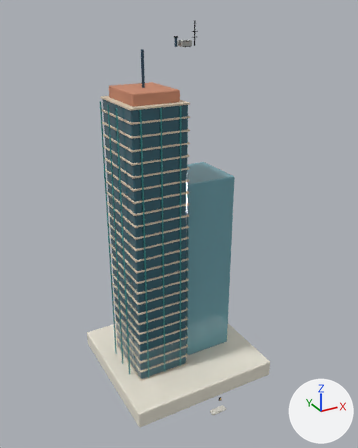
Two versions of the glTF model assets/models/realistic/RES_TOWER_4x4_003.glb, one commit apart.
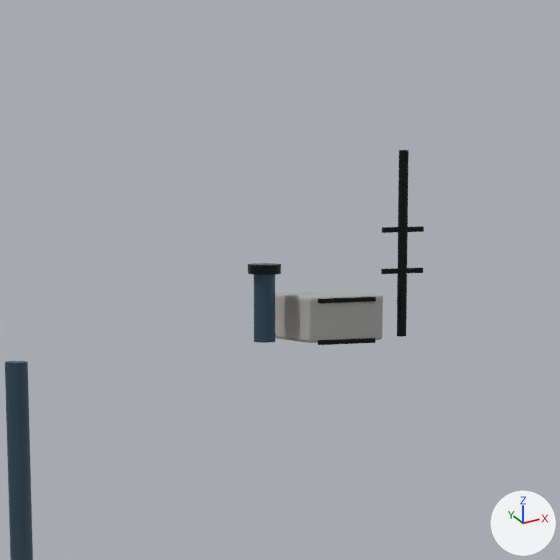
There are two pictures of each version: one whole from a 50 mm camera at (-9.06, -16.9, 15.45) aimed at (-0.05, -0.51, 7.25), one close up on the part from 39% to 60% of the width and 0% to 17% of the height. Every picture has the same lights, and +X, +Y and +Z are marked at lower right. The last two pictures show the newer version. Objects named as collision shapes, trigger or cutter boxes, shadow casters or lower levels of detail are left out. Where no turn or scale is listed for an object, it has been applied to the vertices. Vertices at exactly the same position are counted once.

In view in the first close-up: 'RES_TOWER_4x4_003_Visual'.
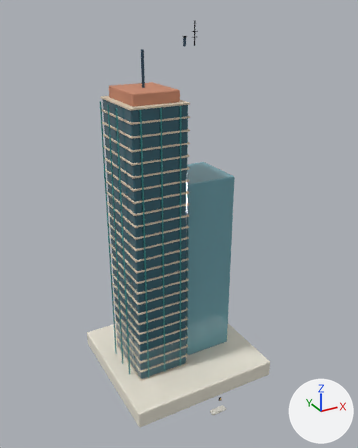
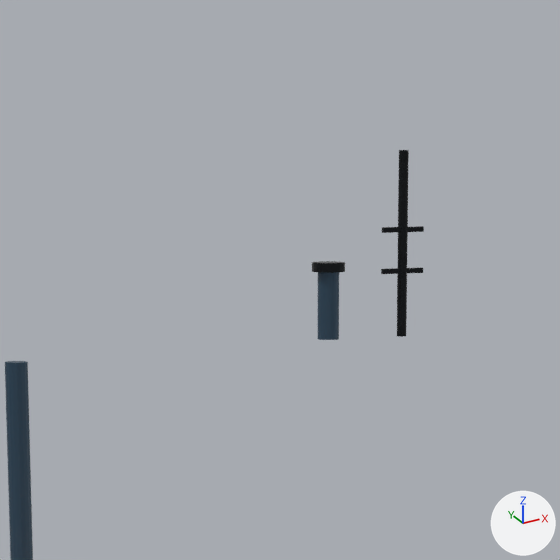
What changed in the scene script:
```text
Change me_cube:
    used by ob_res_tower_4x4_003_visual; location = (0.0, 0.0, 0.375)
    remove me_cube.from_pydata(...)  # 2976 vertices, 5736 faces; spans x -3.28..3.28, y -3.94..3.08, z -0.38..14.57
    add me_cube.from_pydata(...)  # 2808 vertices, 5412 faces; spans x -3.28..3.28, y -3.94..3.08, z -0.38..14.57
    me_cube part 1: the loose piece of 56 vertices spanning x 0.62..0.95, y 0.36..0.37, z 13.86..13.88 is deleted
    me_cube part 2: the loose piece of 56 vertices spanning x 0.57..1.01, y 0.37..0.75, z 13.67..13.89 is deleted
    me_cube part 3: the loose piece of 48 vertices spanning x 0.33..0.5, y 0.48..0.65, z 14.0..14.04 is deleted
    me_cube part 4
    52 vertices are removed from x 0.62..0.95, y 0.36..0.37, z 13.66..13.68
    108 faces are deleted
    32 vertices in x 0.36..0.47, y 0.51..0.61, z 13.67..14.01 move by (0.37, 0.0, 0.0)
    16 vertices in x 0.36..0.41, y 0.51..0.62, z 13.67..14.01 move by (0.38, 0.0, 0.0)
    4 vertices move from x 0.62..0.95, y 0.36..0.37, z 13.66..13.68 to x 0.7..0.87, y 0.48..0.58, z 14.0..14.04
    28 vertices are added at x 0.7..0.87, y 0.48..0.65, z 14.0..14.04
    16 new vertices lie (0.0, 0.0, 0.04) away from vertices in x 0.62..0.86, y 0.37..0.65, z 13.66..14.0
    92 new faces join them, mat_focus_real_black (black #1d2124)
    remove me_cube.materials.append(mat_focus_real_concrete)  # grey #adafac
```

What differs and where, as boxes (x1, y1, x2, y2) in the close-ups (560 x 560 px; the box of a moved part takes in the faces that stretch with it):
part 1 of me_cube, deleted: before (318, 297, 376, 303)
part 2 of me_cube, deleted: before (275, 291, 383, 343)
part 3 of me_cube, deleted: before (248, 263, 281, 275)
part 4 of me_cube, moved or reshaped: before (254, 274, 375, 345); after (312, 261, 345, 340)
